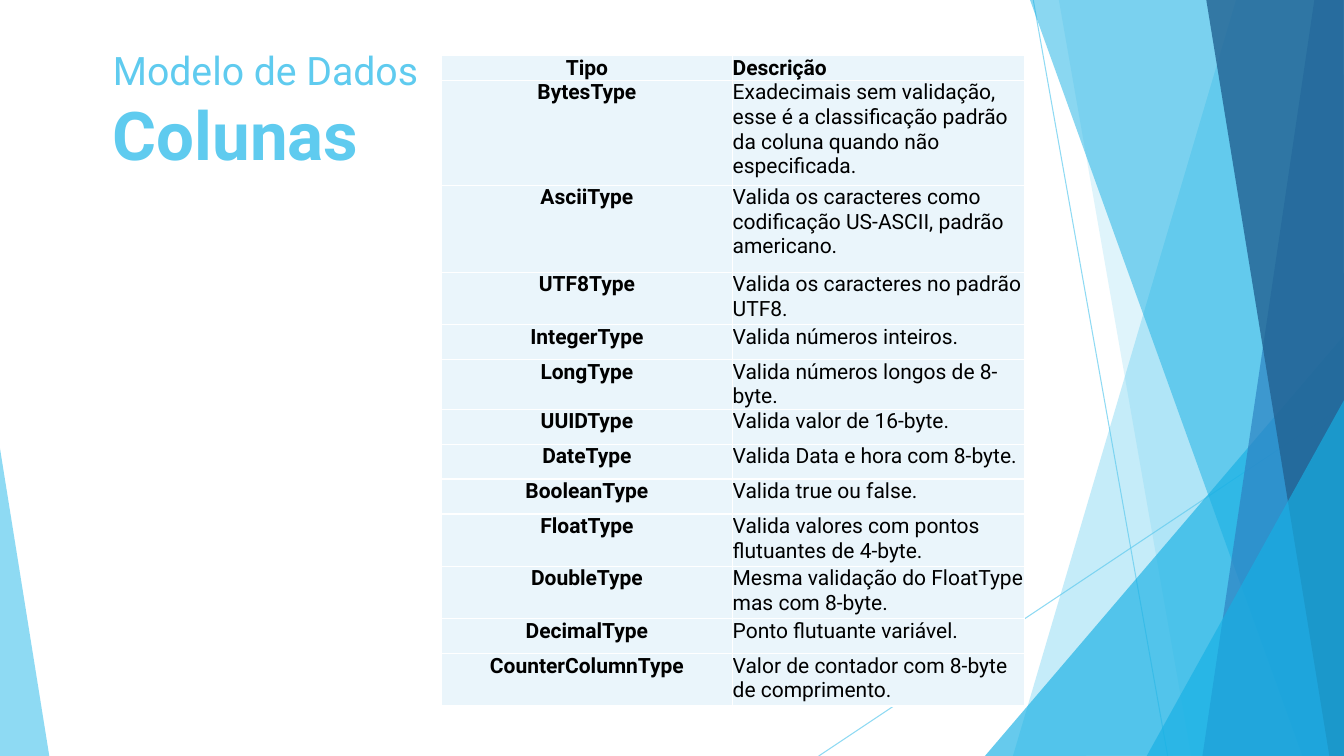
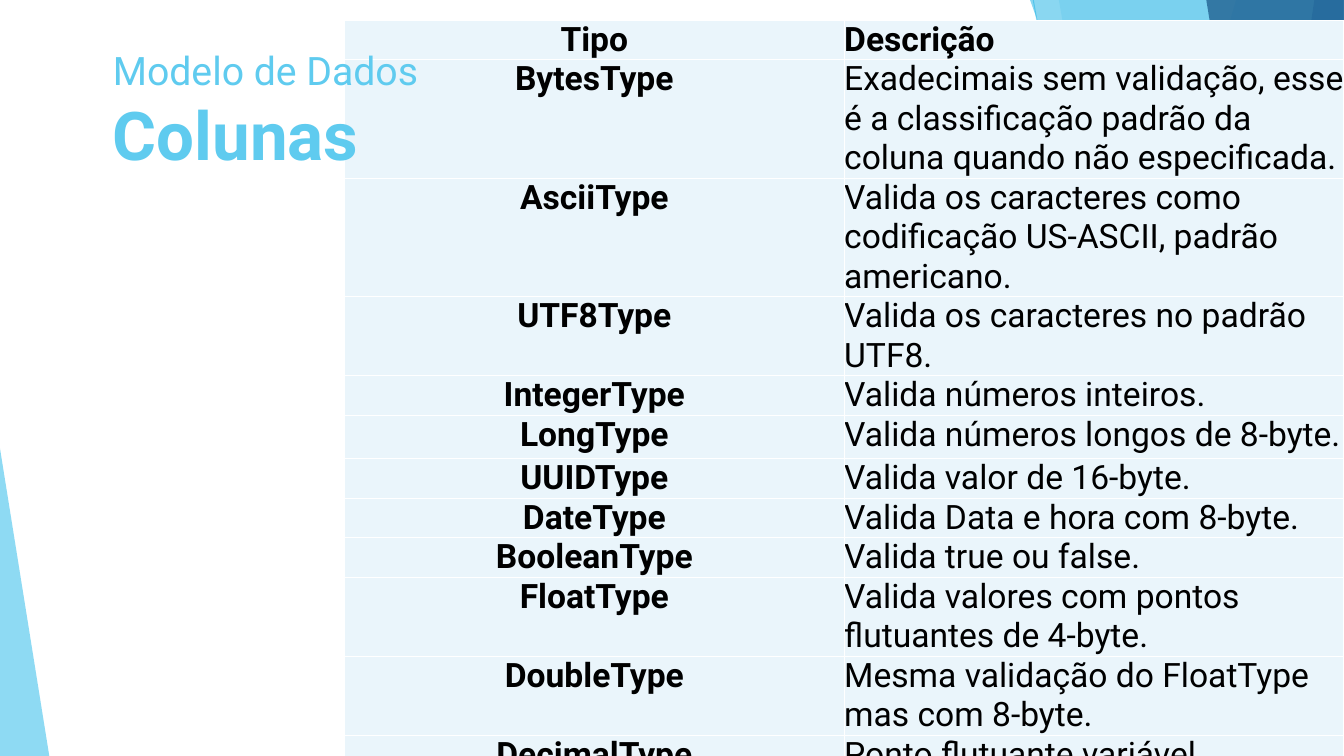
Before and after one commit to luiscferraz/bd-penitenciaria, a slide deck: slide 19 of Seminario/NoSQL v2.pptx. Drawn at 1344x756 pixels with LibreOffice and Linux fonts; fonts in the diff are those of the drawing. Boxes give left, top, right and bottom in pixels: in the first picture for what was removed or moved away, otherwise in the second. Text is boxed around its words. In the diff, an @@ line names an element or a change of style, - is before the commit and + after.

```diff
--- a/Seminario/NoSQL v2.pptx
+++ b/Seminario/NoSQL v2.pptx
@@ table at <box>345,20,1344,756</box> @@
@@ size 15 to 24 pt @@
@@ table: place and size @@
-table at <box>442,55,1024,708</box>
+table at <box>345,20,1344,756</box>
```
Also in this commit, not shown: 18 other slides changed, 2 slides added, 3 other files.
